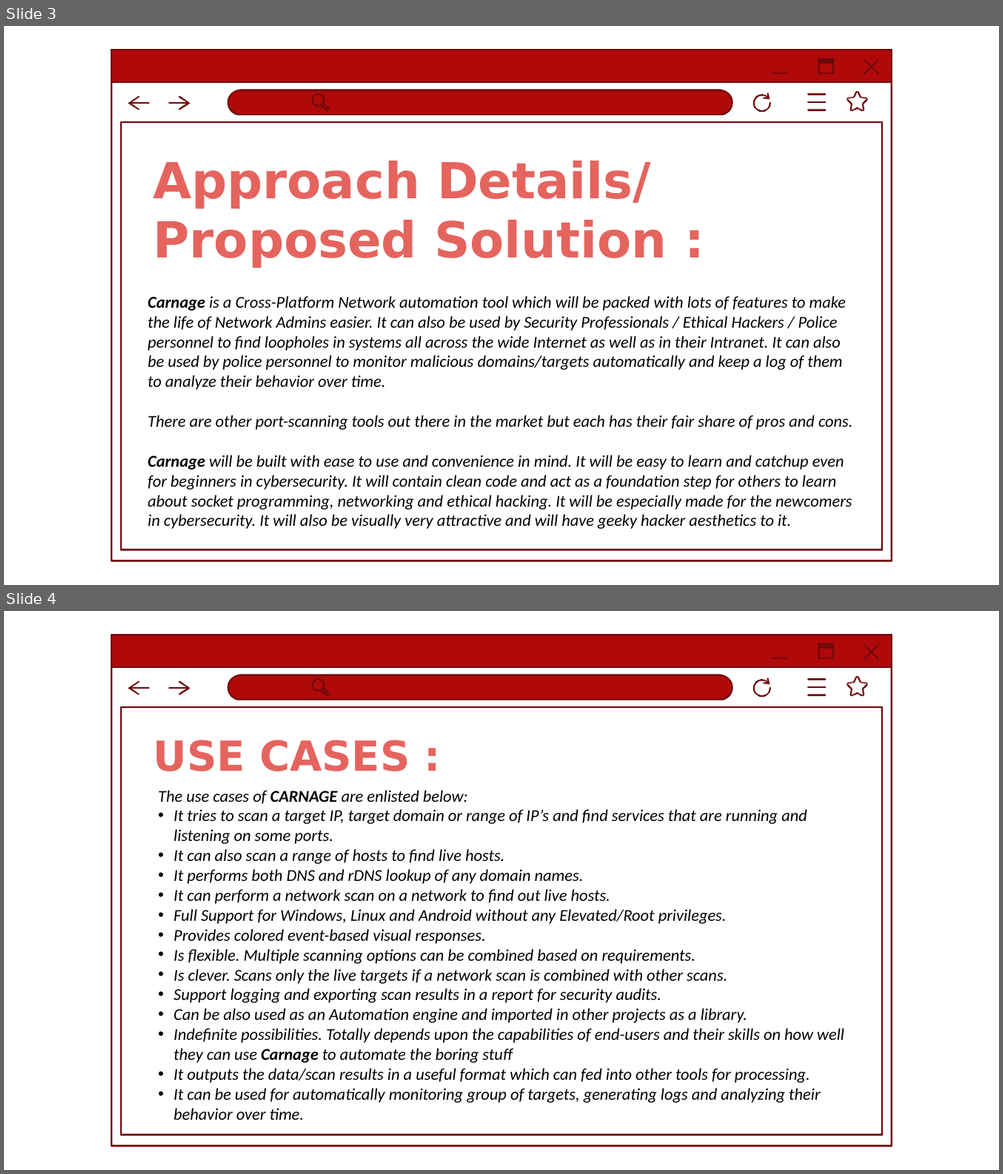
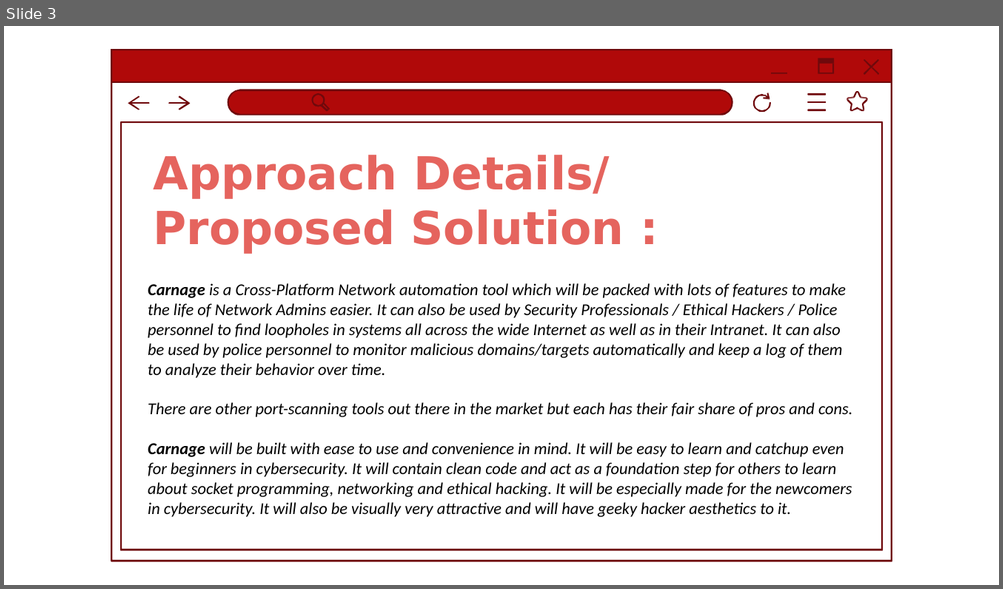
Before and after one commit to 7Ragnarok7/Carnage, a slide deck: Carnage.pptx. Shown one above the other, each under a label of ours: slides 3 and 4 before the commit, slide 3 after it. The pictures are 1003x1174 and 1003x589 pixels, drawn with LibreOffice and Linux fonts; fonts in the diff are those of the drawing; background and template pictures are left out. Boxes give left, top, right and bottom in pixels: in the first picture for what was removed or moved away, otherwise in the second. Text is boxed around its words. In the diff, an @@ line names an element or a change of style, - is before the commit and + after.

Commit message:
Update PPT details

```diff
--- a/Carnage.pptx
+++ b/Carnage.pptx
@@ slide 4 removed at bbox=[4, 611, 999, 1170], background picture (left out); not listed: 3 template elements that a slide beside it also shows @@
@@ text removed at bbox=[924, 611, 993, 1160] @@
-DEVBHOOMI
@@ title removed at bbox=[153, 740, 410, 772] @@
-USE CASES :
@@ text removed at bbox=[158, 790, 844, 1120] @@
-The use cases of CARNAGE are enlisted below:
-• It tries to scan a target IP, target domain or range of IP’s and find services that are running and listening on some ports.
-• It can also scan a range of hosts to find live hosts.
-• It performs both DNS and rDNS lookup of any domain names.
-• It can perform a network scan on a network to find out live hosts.
-• Full Support for Windows, Linux and Android without any Elevated/Root privileges.
-• Provides colored event-based visual responses.
-• Is flexible. Multiple scanning options can be combined based on requirements.
-• Is clever. Scans only the live targets if a network scan is combined with other scans.
-• Support logging and exporting scan results in a report for security audits.
-• Can be also used as an Automation engine and imported in other projects as a library.
-• Indefinite possibilities. Totally depends upon the capabilities of end-users and their skills on how well they can use Carnage to automate the boring stuff
-• It outputs the data/scan results in a useful format which can fed into other tools for processing.
-• It can be used for automatically monitoring group of targets, generating logs and analyzing their behavior over time.
@@ slide 3 changed as well @@
@@ title "Approach Details/ Proposed Solution :" at bbox=[153, 155, 624, 254]: size 72 to 66 pt @@
@@ text "Carnage is a Cross-Platform Network ...": place and size @@
-text "Carnage is a Cross-Platform Network ..." at bbox=[148, 296, 852, 529]
+text "Carnage is a Cross-Platform Network ..." at bbox=[148, 284, 852, 517]
```
Also in this commit, not shown: 6 other slides changed, 2 slides added.
